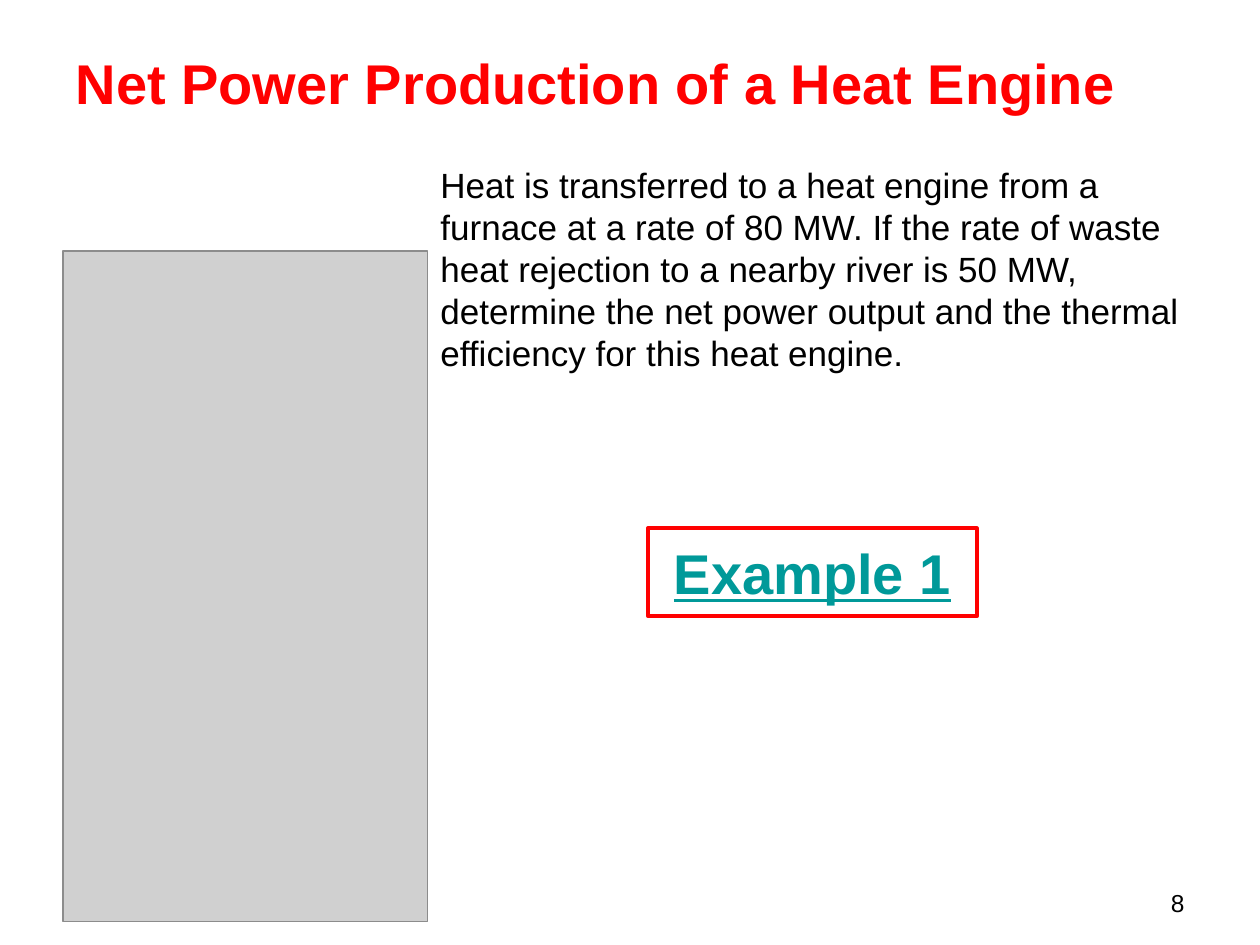
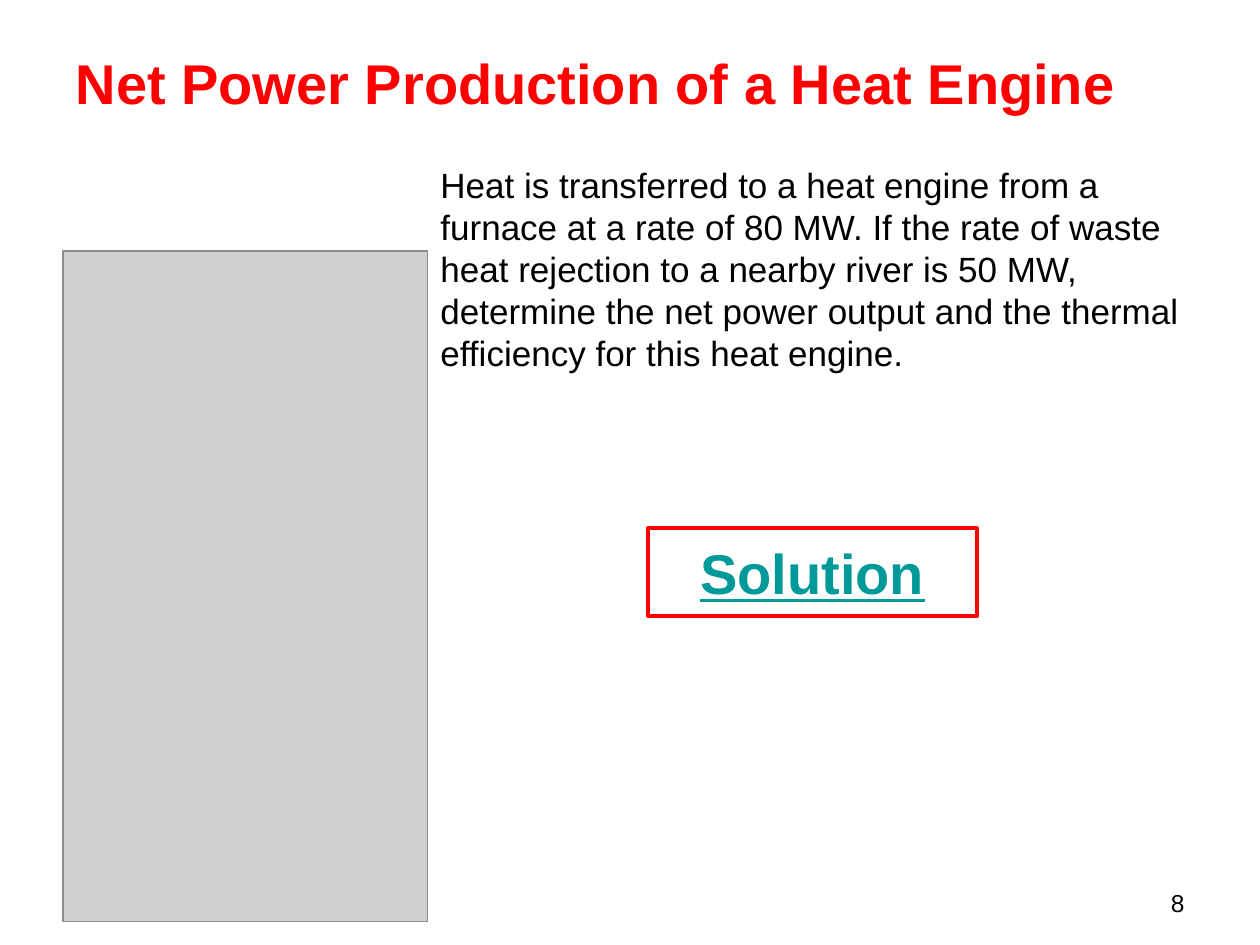
Before and after one commit to longapalooza/ENGR222, a slide deck: slide 8 of 11.Heat Engines.pptx. Drawn at 1260x945 pixels with LibreOffice and Linux fonts; fonts in the diff are those of the drawing; grey boxes stand for pictures. Boxes give left, top, right and bottom in pixels: in the first picture for what was removed or moved away, otherwise in the second. Text is boxed around its words. In the diff, an @@ line names an element or a change of style, - is before the commit and + after.

```diff
--- a/11.Heat Engines.pptx
+++ b/11.Heat Engines.pptx
@@ text in rectangle at (700, 553, 924, 602): text changed @@
-Example 1
+Solution
```
Also in this commit, not shown: 3 other slides changed.
